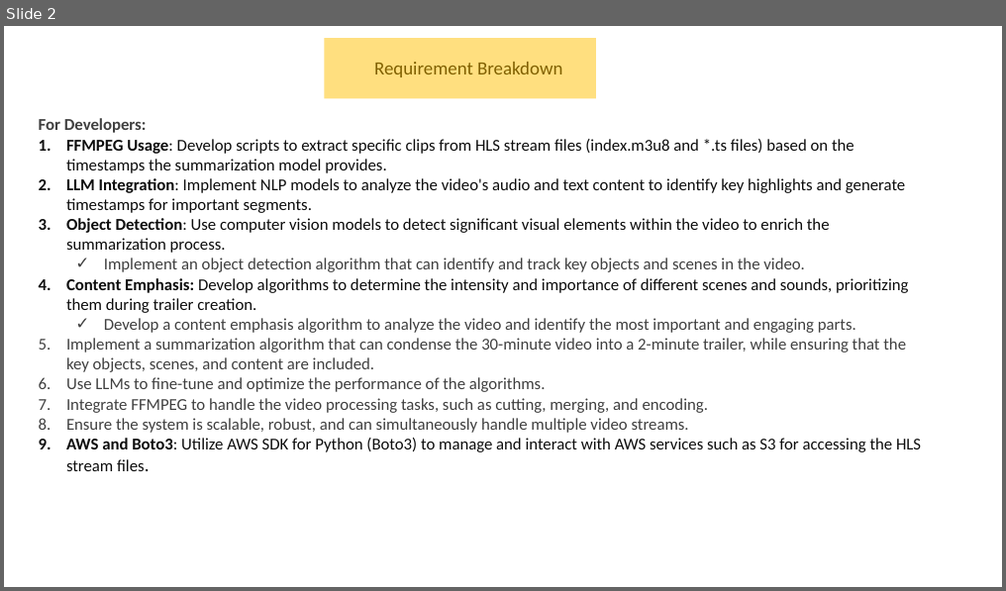
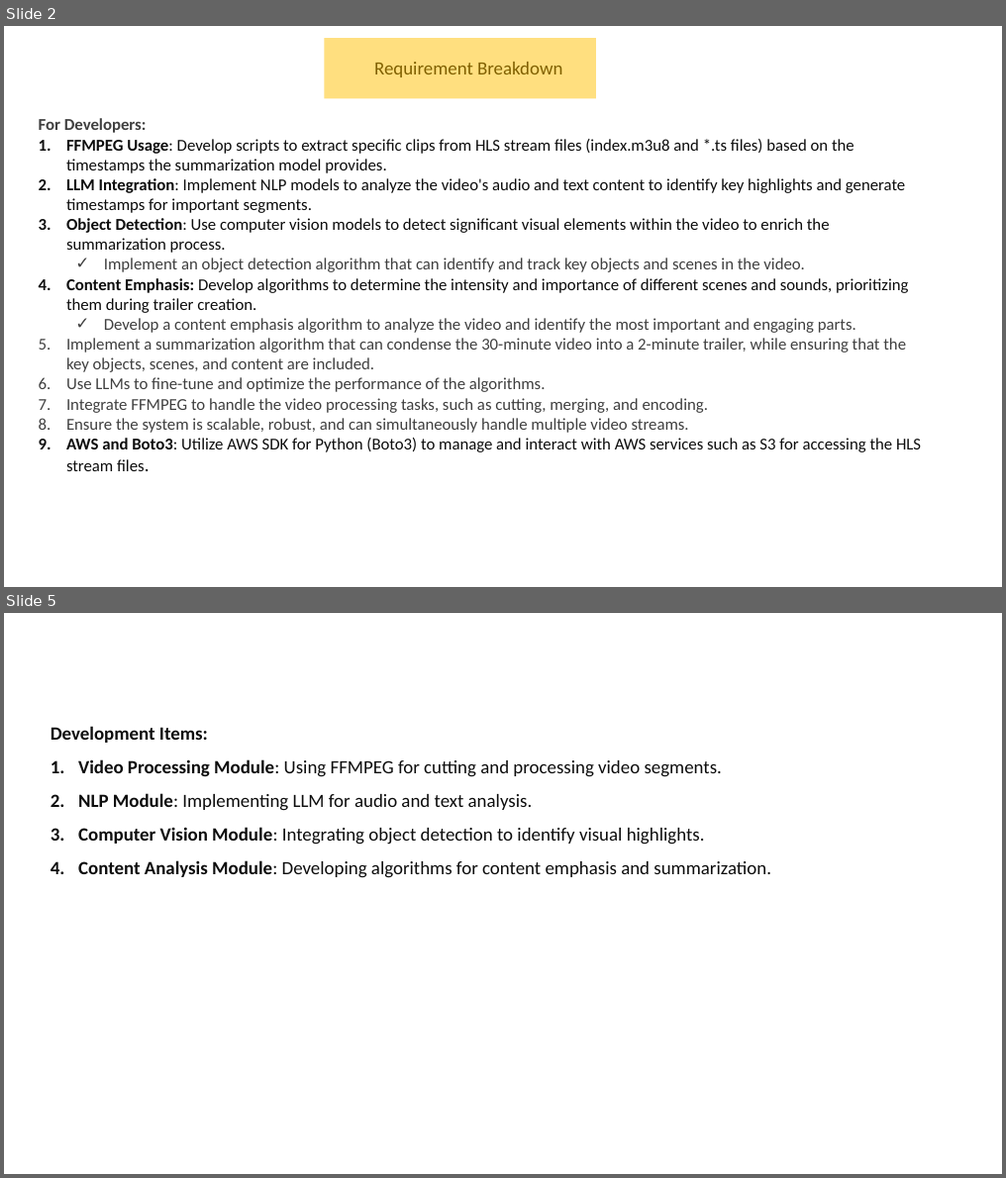
Before and after one commit to abmishra1234/DVR-Feature-Livestream, a slide deck: docs/VideoSummerisation.pptx. Shown one above the other, each under a label of ours: slide 2 before the commit, slides 2 and 5 after it; the slides between them are not shown. The pictures are 1006x591 and 1006x1178 pixels, drawn with LibreOffice and Linux fonts; fonts in the diff are those of the drawing. Boxes give left, top, right and bottom in pixels: in the first picture for what was removed or moved away, otherwise in the second. Text is boxed around its words. In the diff, an @@ line names an element or a change of style, - is before the commit and + after.

Commit message:
Updating the document for video summarisation

```diff
--- a/docs/VideoSummerisation.pptx
+++ b/docs/VideoSummerisation.pptx
@@ slide 5 added at (x1=4, y1=613, x2=1002, y2=1174), background #FFFFFF @@
@@ text added at (x1=51, y1=726, x2=771, y2=878), 18 pt, text #0D0D0D @@
+Development Items:
+1. Video Processing Module: Using FFMPEG for cutting and processing video segments.
+2. NLP Module: Implementing LLM for audio and text analysis.
+3. Computer Vision Module: Integrating object detection to identify visual highlights.
+4. Content Analysis Module: Developing algorithms for content emphasis and summarization.
```
Also in this commit, not shown: 2 slides changed, 14 other slides added, 1 slide removed.
